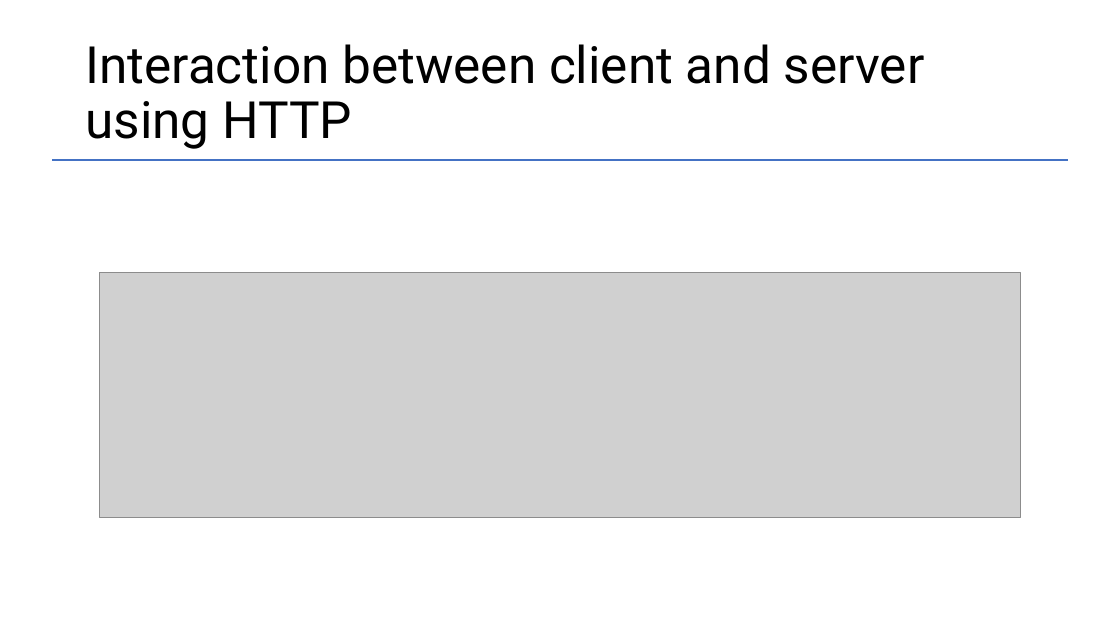
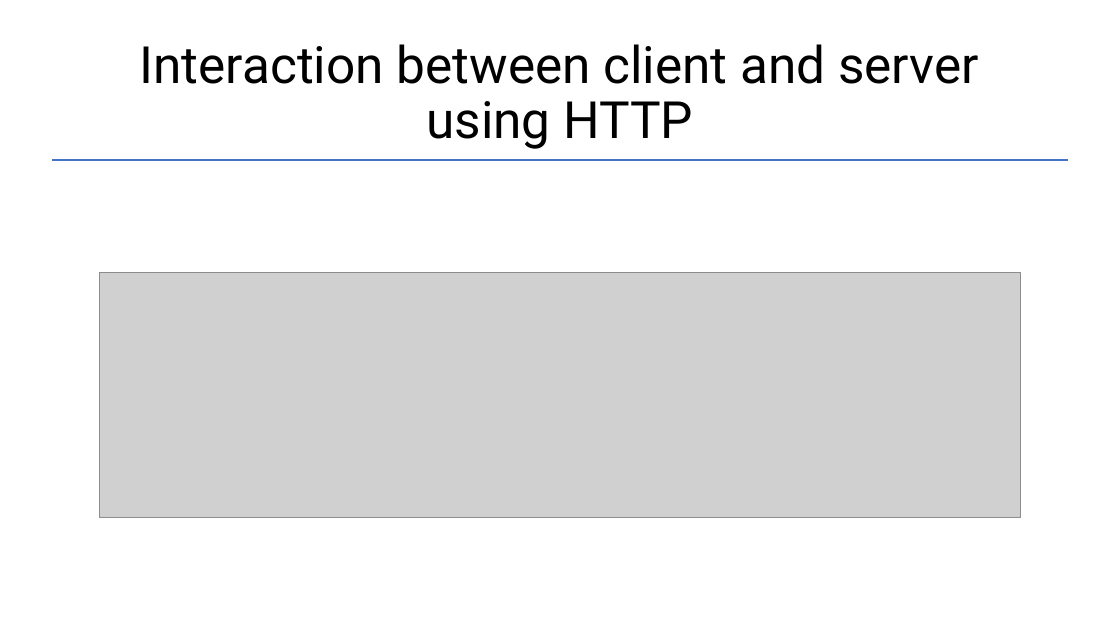
Before and after one commit to Garnik94/Levelup_presentations, a slide deck: slide 2 of Http/Http_presentation.pptx. Drawn at 1120x630 pixels with LibreOffice and Linux fonts; fonts in the diff are those of the drawing; grey boxes stand for pictures. Boxes give left, top, right and bottom in pixels: in the first picture for what was removed or moved away, otherwise in the second. Text is boxed around its words. In the diff, an @@ line names an element or a change of style, - is before the commit and + after.

```diff
--- a/Http/Http_presentation.pptx
+++ b/Http/Http_presentation.pptx
@@ title "Interaction between client and server ..." at <box>140,44,979,149</box>: alignment left to centre @@
```
Also in this commit, not shown: 4 slides added, 3 other files.
